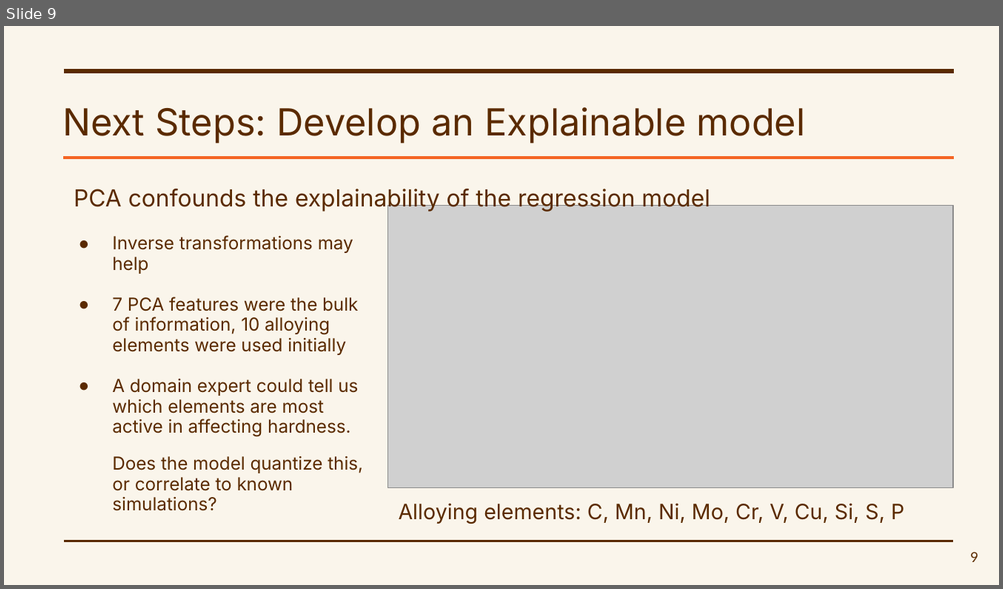
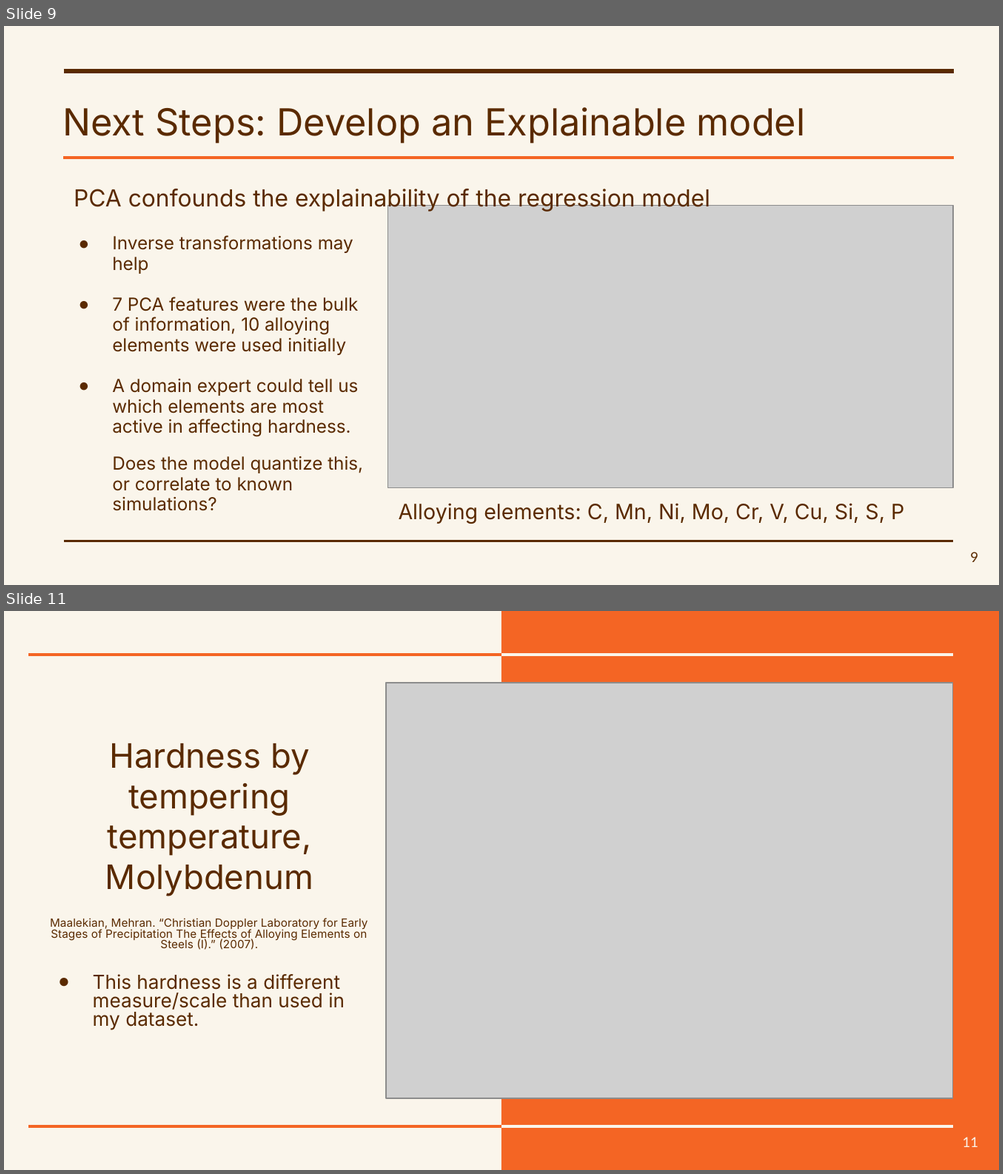
Before and after one commit to Nate-Sheibley/Mild-Steel-Tempering, a slide deck: Mild-Steel-Tempering-Presentation.pptx. Shown one above the other, each under a label of ours: slide 9 before the commit, slides 9 and 11 after it; the slides between them are not shown. The pictures are 1003x589 and 1003x1174 pixels, drawn with LibreOffice and Linux fonts; fonts in the diff are those of the drawing; grey boxes stand for pictures. Boxes give left, top, right and bottom in pixels: in the first picture for what was removed or moved away, otherwise in the second. Text is boxed around its words. In the diff, an @@ line names an element or a change of style, - is before the commit and + after.

```diff
--- a/Mild-Steel-Tempering-Presentation.pptx
+++ b/Mild-Steel-Tempering-Presentation.pptx
@@ slide 11 added at [4, 611, 999, 1170], background #FAF5EB @@
@@ rectangle added at [501, 611, 999, 1170], fill #F46524 @@
@@ line added from (29, 655) to (501, 655), #F46524 2.25 pt @@
@@ line added from (35, 655) to (953, 655), #FAF5EB 2.25 pt @@
@@ picture added at [386, 683, 953, 1099] @@
@@ title added at [105, 743, 313, 897], 24.4 pt, text #5A2A00 @@
+Hardness by tempering temperature, Molybdenum
@@ subtitle added at [50, 918, 367, 950], 8.3 pt, text #5A2A00 @@
+Maalekian, Mehran. “Christian Doppler Laboratory for Early Stages of Precipitation The Effects of Alloying Elements on Steels (I).” (2007).
@@ text added at [93, 974, 344, 1031], 14 pt, text #5A2A00 @@
+● This hardness is a different measure/scale than used in my dataset.
@@ line added from (29, 1126) to (501, 1126), #F46524 2.25 pt @@
@@ line added from (35, 1126) to (953, 1126), #FAF5EB 2.25 pt @@
@@ page number added at [962, 1137, 979, 1147], 10 pt, text #FAF5EB @@
+11
```
Also in this commit, not shown: 1 slide changed, 4 other files.
